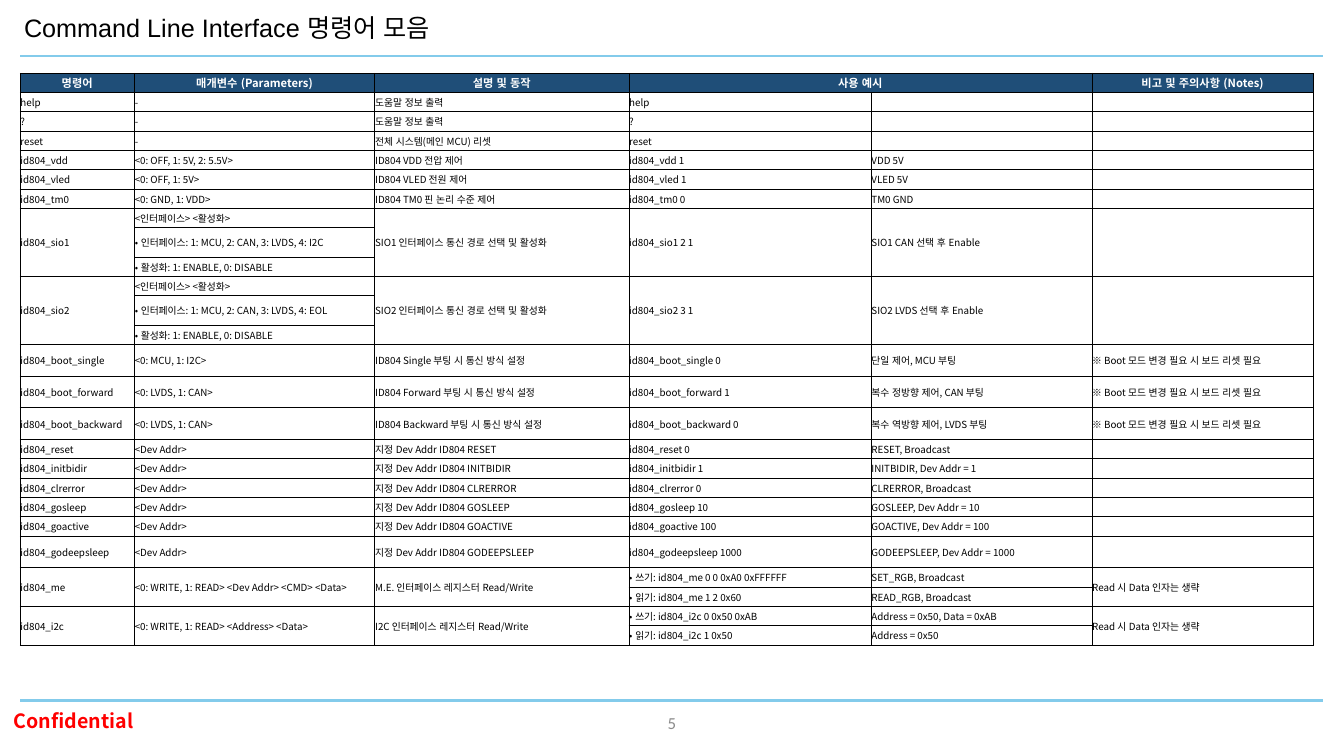
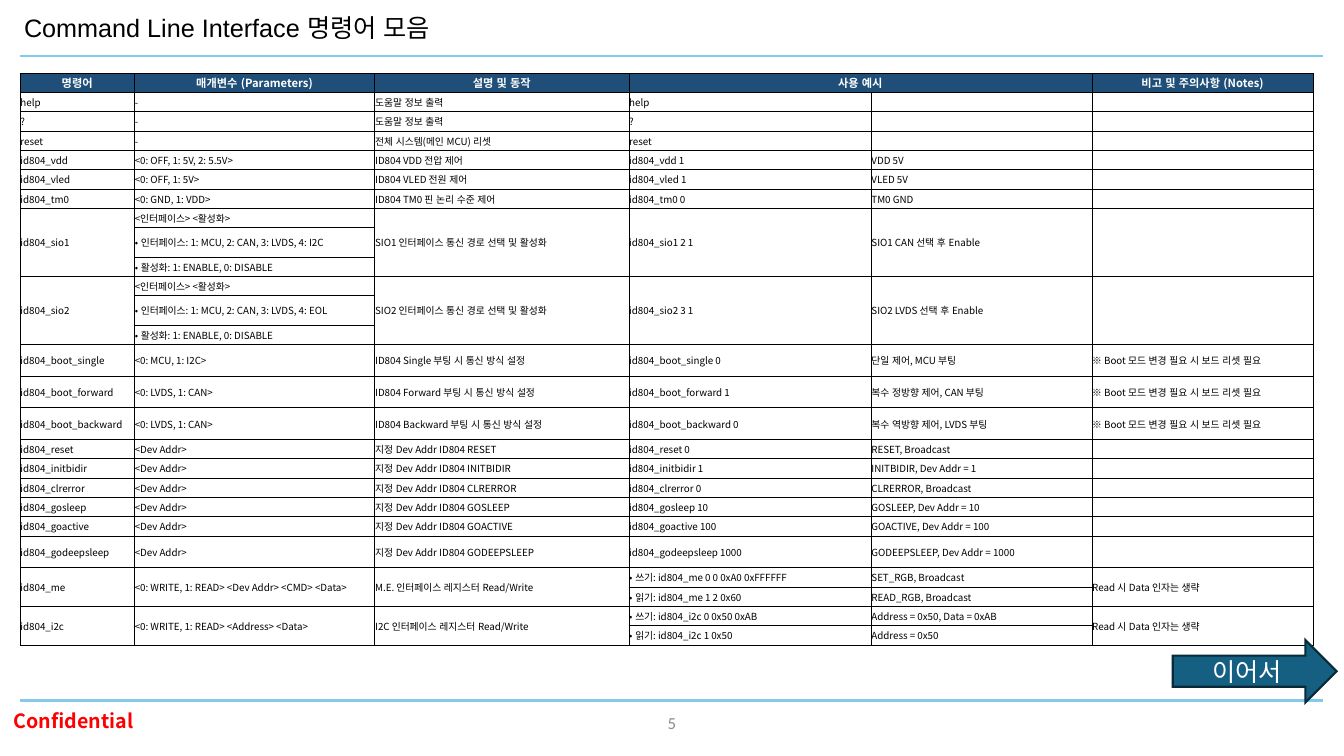
Before and after one commit to oio9595/Global_Technologies_FW, a slide deck: slide 5 of ID804/ID804_FA_Board/Docs/id804_fa_board_manual_R00_260915.pptx. Drawn at 1344x756 pixels with LibreOffice and Linux fonts; fonts in the diff are those of the drawing; background and template pictures are left out. Boxes give left, top, right and bottom in pixels: in the first picture for what was removed or moved away, otherwise in the second. Text is boxed around its words. In the diff, an @@ line names an element or a change of style, - is before the commit and + after.

```diff
--- a/ID804/ID804_FA_Board/Docs/id804_fa_board_manual_R00_260915.pptx
+++ b/ID804/ID804_FA_Board/Docs/id804_fa_board_manual_R00_260915.pptx
@@ right arrow added at bbox=[1174, 640, 1337, 703], fill #156082, outline #092A39 1.5 pt, 18 pt, text #FFFFFF @@
+이어서
```
Also in this commit, not shown: 3 other slides changed, 5 slides added, 3 other files.
